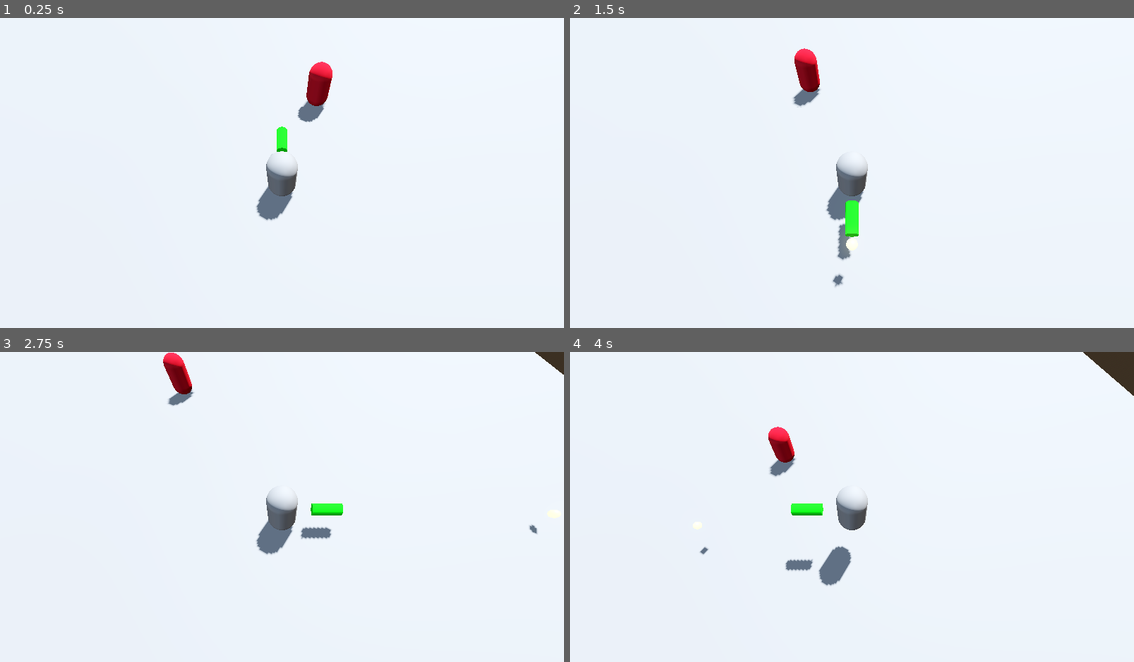
Above: before the commit, frames 1-4 (two rows, left to right).
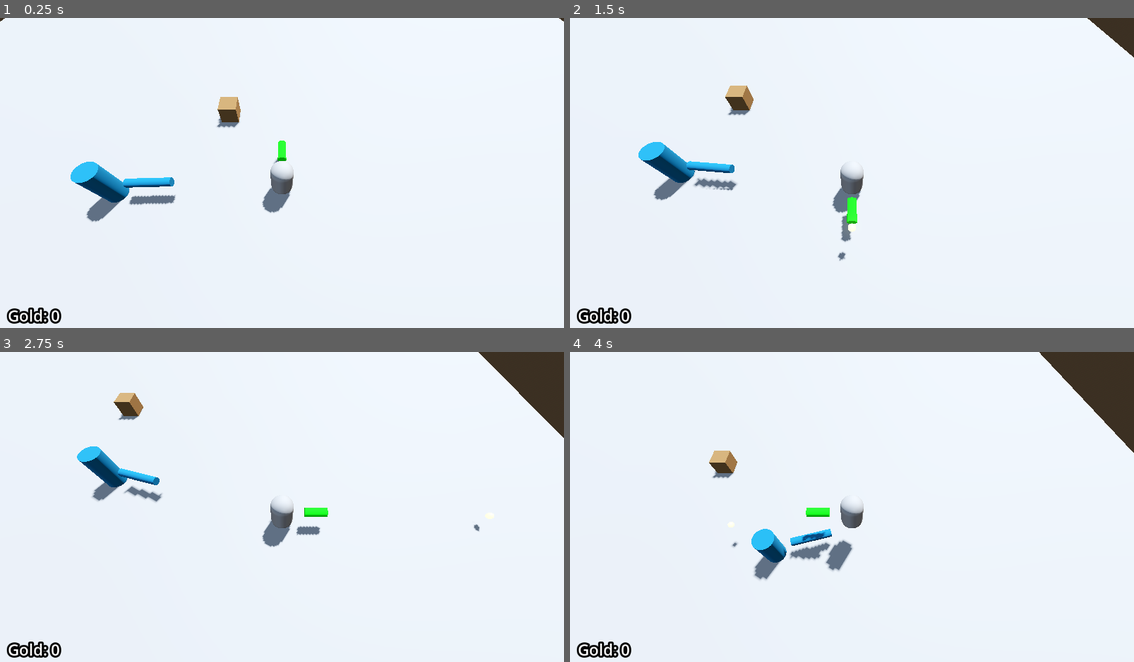
Above: after the commit, the same moments.

Repository: Ra-vanTech/ProjectBoozeArmy
Game: Godot game, scene res://Escena1_BoozeArmy.tscn
The game is run twice, just before and just after one commit, with the same random seed, the same clock (stepped at 60 frames per second) and the same inputs.
Inputs (mouse positions are in pixels of both pictures, inside the frame that each line leads up to):
- Up to frame 1 (0.25 s): no input
- Up to frame 2 (1.5 s): move the mouse to (976, 160) at 0.52 s; hold D (move_right) 0.53-1.28 s; right-click (976, 160) at 0.6 s; tap Space (jump) at 0.77 s; move the mouse to (739, 191) at 1.27 s; hold S (move_back) from 1.28 s (still down); right-click (739, 191) at 1.35 s
- Up to frame 3 (2.75 s): tap Space (jump) at 1.52 s; move the mouse to (338, 441) at 2.02 s; release S (move_back) at 2.03 s; hold D (move_right) from 2.03 s (still down); right-click (338, 441) at 2.1 s
- Up to frame 4 (4 s): move the mouse to (823, 572) at 2.77 s; release D (move_right) at 2.78 s; hold W (move_forward) 2.78-3.53 s; right-click (823, 572) at 2.85 s; tap Space (jump) at 3.02, 3.77 s; move the mouse to (1021, 556) at 3.52 s; hold A (move_left) from 3.53 s (still down); right-click (1021, 556) at 3.6 s

The runs differ from the first frame. In frame 1, 3.6% of the frame differs, in the area x 0-100%, y 0-99%; in frame 2, 4.1%; in frame 3, 5.2%; in frame 4, 5.5%, in the area x 1-100%, y 0-99%.

Commit message:
[chore] Adición de escenas

Diff:
--- a/Escena1_BoozeArmy.tscn
+++ b/Escena1_BoozeArmy.tscn
@@ -1,9 +1,12 @@
 [gd_scene format=3 uid="uid://dbrcyi1sal6eg"]
 
 [ext_resource type="PackedScene" uid="uid://duugomh718por" path="res://entities/player/scenes/player_test.tscn" id="1_m2amp"]
-[ext_resource type="PackedScene" uid="uid://db52cnumujfxf" path="res://ui/scenes/control.tscn" id="2_gecc1"]
 [ext_resource type="PackedScene" uid="uid://bojf7nmbcsf7o" path="res://entities/props/scenes/crate.tscn" id="3_7d05b"]
-[ext_resource type="PackedScene" uid="uid://b3d7yu5e0v6co" path="res://entities/enemies/scenes/static_enemy.tscn" id="4_f7pk7"]
+[ext_resource type="PackedScene" uid="uid://boste4rk3c3ai" path="res://ui/deathScreen/scenes/death_screen_overlay.tscn" id="4_gecc1"]
+[ext_resource type="PackedScene" uid="uid://bo4oxc3tixusn" path="res://ui/main/scenes/main_ui.tscn" id="5_7d05b"]
+[ext_resource type="PackedScene" uid="uid://cblq8gdlr12ok" path="res://entities/enemies/non_static/enemy_1/scenes/enemy_1.tscn" id="6_7d05b"]
+[ext_resource type="PackedScene" uid="uid://gdpommu2v0so" path="res://core/managers/scenes/difficulty_manager.tscn" id="7_7120o"]
+[ext_resource type="PackedScene" uid="uid://cn5821b680m6u" path="res://core/managers/scenes/enemy_spawner.tscn" id="7_f7pk7"]
 
 [sub_resource type="ProceduralSkyMaterial" id="ProceduralSkyMaterial_ged5l"]
 
@@ -33,14 +36,22 @@
 [node name="Player_test" parent="." unique_id=54499108 instance=ExtResource("1_m2amp")]
 
 [node name="Camera3D" type="Camera3D" parent="Player_test" unique_id=2102212397]
-transform = Transform3D(1, 0, 0, 0, 0.49999997, 0.86602545, 0, -0.86602545, 0.49999997, 0, 7, 3.5)
+transform = Transform3D(1, 0, 0, 0, 0.49999997, 0.86602545, 0, -0.86602545, 0.49999997, 0, 9, 4.5)
 current = true
 size = 7.015
-
-[node name="Control" parent="Player_test/Camera3D" unique_id=1149432936 instance=ExtResource("2_gecc1")]
 
 [node name="Crate" parent="." unique_id=2094985712 instance=ExtResource("3_7d05b")]
 transform = Transform3D(1, 0, 0, 0, 1, 0, 0, 0, 1, -3.049745, 0.5, -4.8812857)
 
-[node name="StaticEnemy" parent="." unique_id=1940077389 instance=ExtResource("4_f7pk7")]
-transform = Transform3D(1, 0, 0, 0, 1, 0, 0, 0, 1, 1.654849, 1, -4.6812162)
+[node name="DeathScreenOverlay" parent="." unique_id=618409675 instance=ExtResource("4_gecc1")]
+visible = false
+
+[node name="MainUi" parent="." unique_id=1531797009 instance=ExtResource("5_7d05b")]
+
+[node name="Enemy" parent="." unique_id=1268067690 instance=ExtResource("6_7d05b")]
+transform = Transform3D(1, 0, 0, 0, 1, 0, 0, 0, 1, -8.493926, 1, 0.25862312)
+
+[node name="EnemySpawner" parent="." unique_id=2036019453 instance=ExtResource("7_f7pk7")]
+enemy = ExtResource("6_7d05b")
+
+[node name="DifficultyManager" parent="." unique_id=974227039 instance=ExtResource("7_7120o")]
